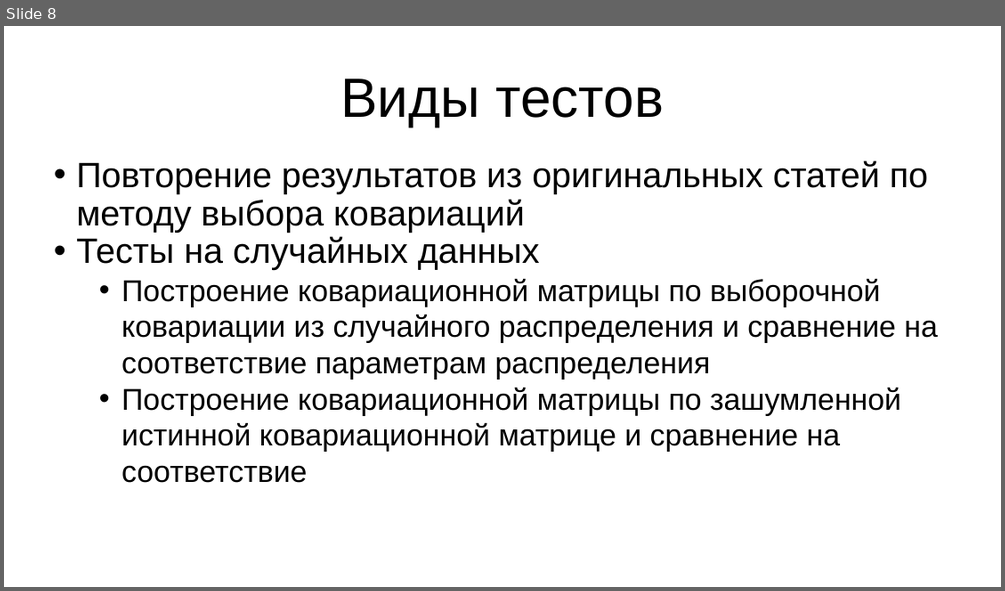
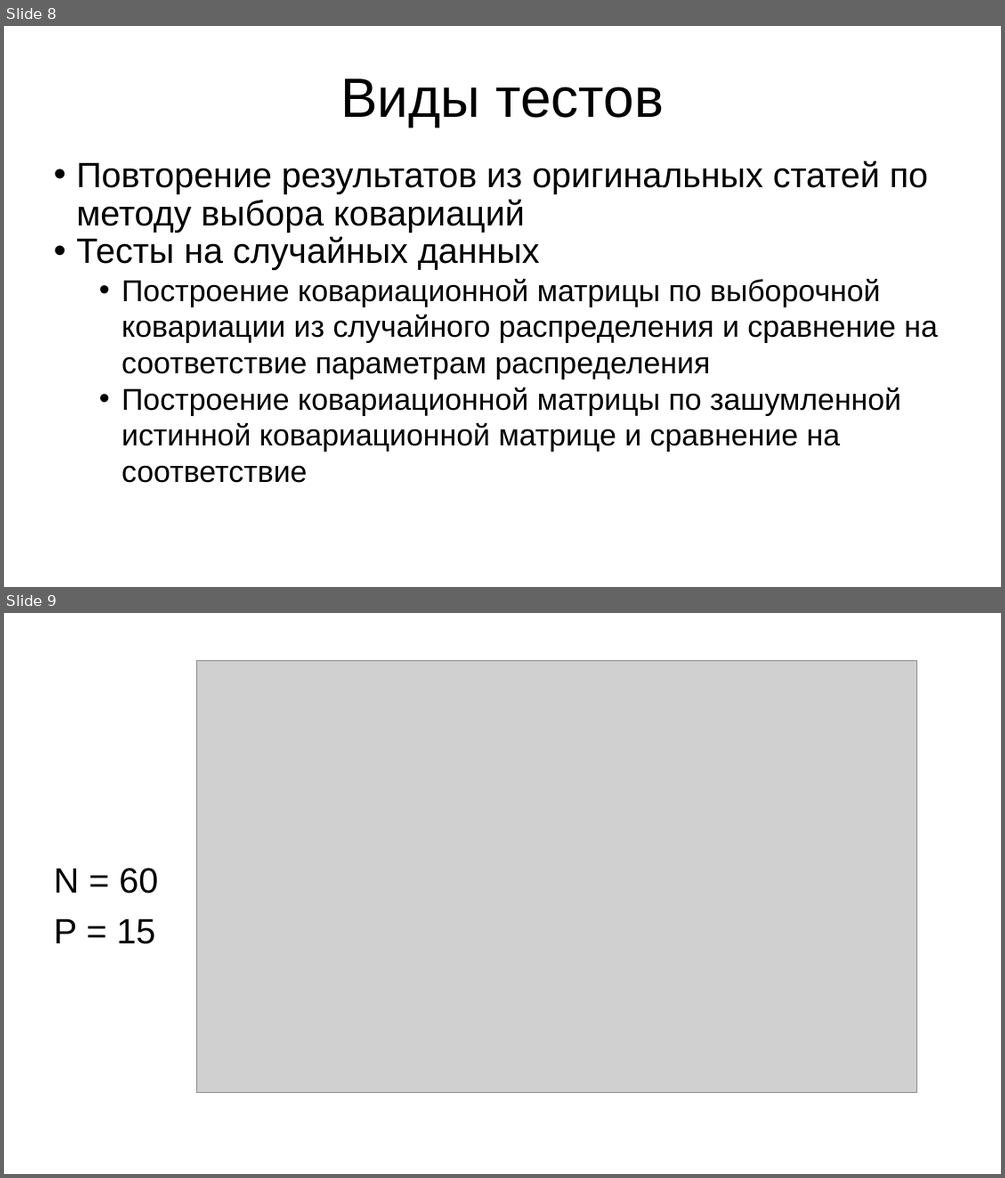
Before and after one commit to Apollon76/dempster_algorithm, a slide deck: Презентация.pptx. Shown one above the other, each under a label of ours: slide 8 before the commit, slides 8 and 9 after it. The pictures are 1005x591 and 1005x1178 pixels, drawn with LibreOffice and Linux fonts; fonts in the diff are those of the drawing; grey boxes stand for pictures. Boxes give left, top, right and bottom in pixels: in the first picture for what was removed or moved away, otherwise in the second. Text is boxed around its words. In the diff, an @@ line names an element or a change of style, - is before the commit and + after.

```diff
--- a/Презентация.pptx
+++ b/Презентация.pptx
@@ slide 9 added at [4,613,1001,1174], background #FFFFFF @@
@@ picture added at [196,660,917,1093] @@
@@ subtitle added at [54,868,158,944], 28 pt, text #000000 @@
+N = 60
+P = 15
```
Also in this commit, not shown: 3 other slides added.
